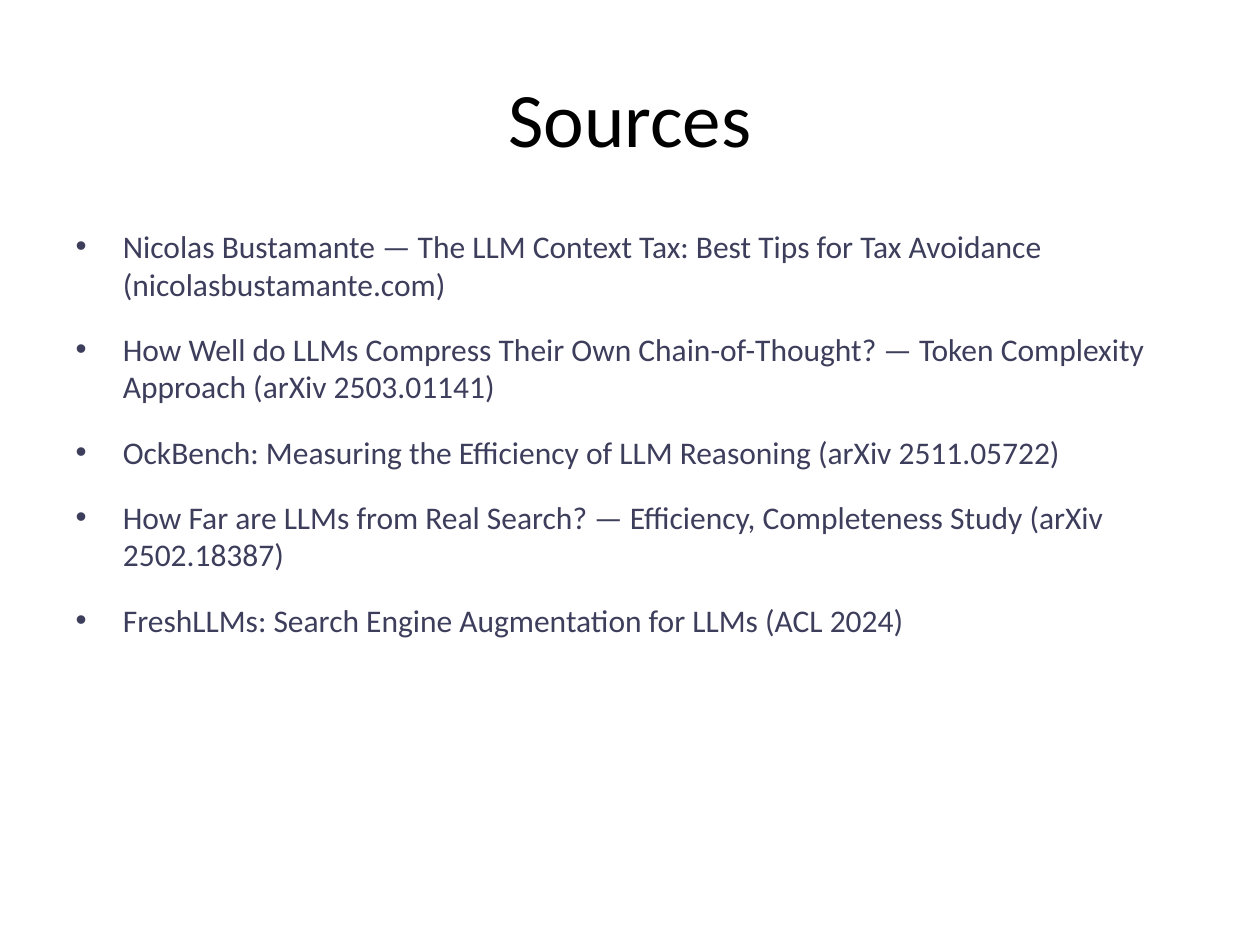
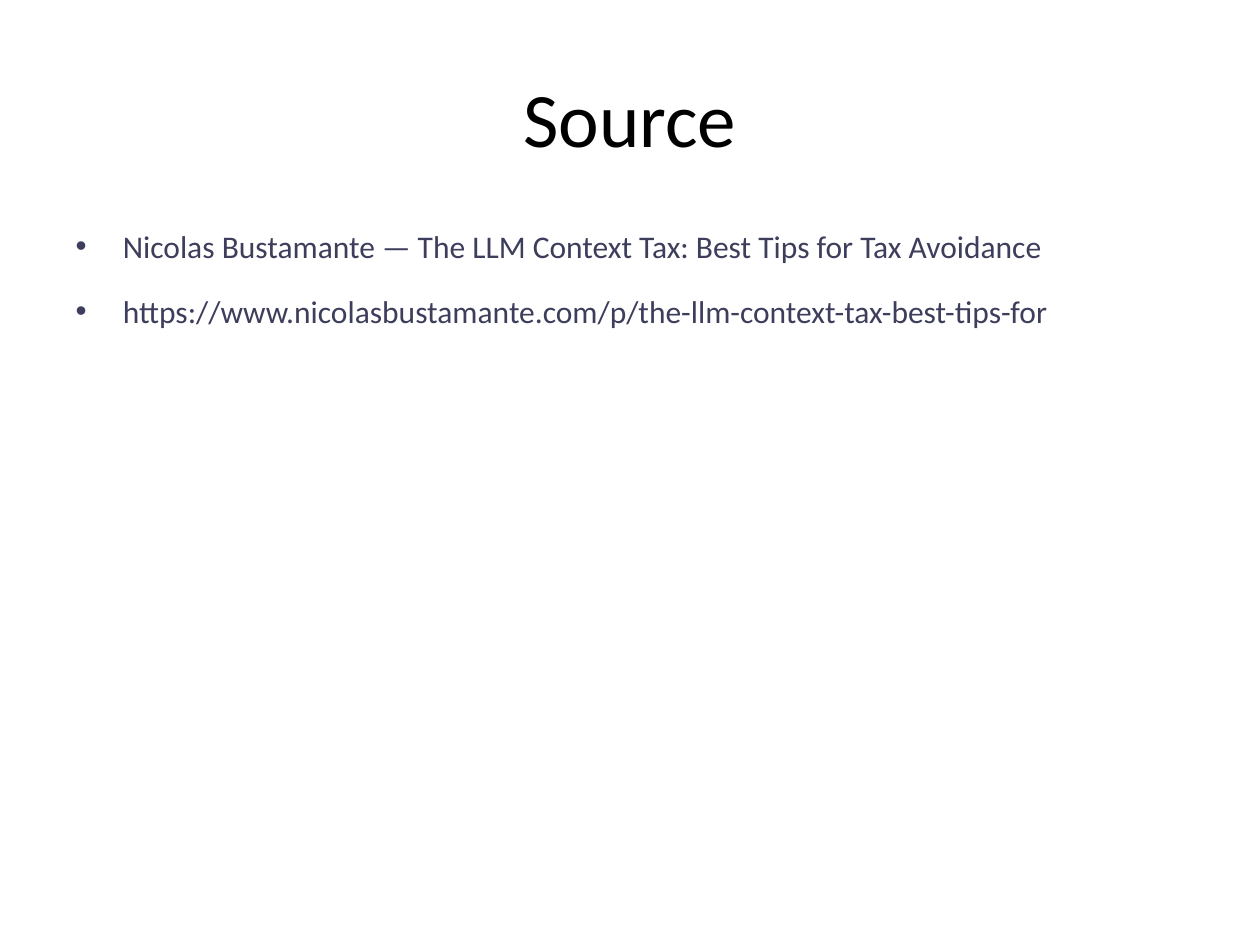
Before and after one commit to ms4674/Equity-research, a slide deck: slide 9 of LLM_Information_Efficiency_Presentation.pptx (slide 10 before the commit). Drawn at 1260x945 pixels with LibreOffice and Linux fonts; fonts in the diff are those of the drawing. Boxes give left, top, right and bottom in pixels: in the first picture for what was removed or moved away, otherwise in the second. Text is boxed around its words. In the diff, an @@ line names an element or a change of style, - is before the commit and + after.

```diff
--- a/LLM_Information_Efficiency_Presentation.pptx
+++ b/LLM_Information_Efficiency_Presentation.pptx
@@ title at [523,97,736,148]: text changed @@
-Sources
+Source
@@ text at [123,236,1047,328]: text changed @@
-• Nicolas Bustamante — The LLM Context Tax: Best Tips for Tax Avoidance (nicolasbustamante.com)
-• How Well do LLMs Compress Their Own Chain-of-Thought? — Token Complexity Approach (arXiv 2503.01141)
-• OckBench: Measuring the Efficiency of LLM Reasoning (arXiv 2511.05722)
-• How Far are LLMs from Real Search? — Efficiency, Completeness Study (arXiv 2502.18387)
-• FreshLLMs: Search Engine Augmentation for LLMs (ACL 2024)
+• Nicolas Bustamante — The LLM Context Tax: Best Tips for Tax Avoidance
+• https://www.nicolasbustamante.com/p/the-llm-context-tax-best-tips-for
```
Also in this commit, not shown: 4 other slides changed, 1 slide added, 2 slides removed, 1 other file.
